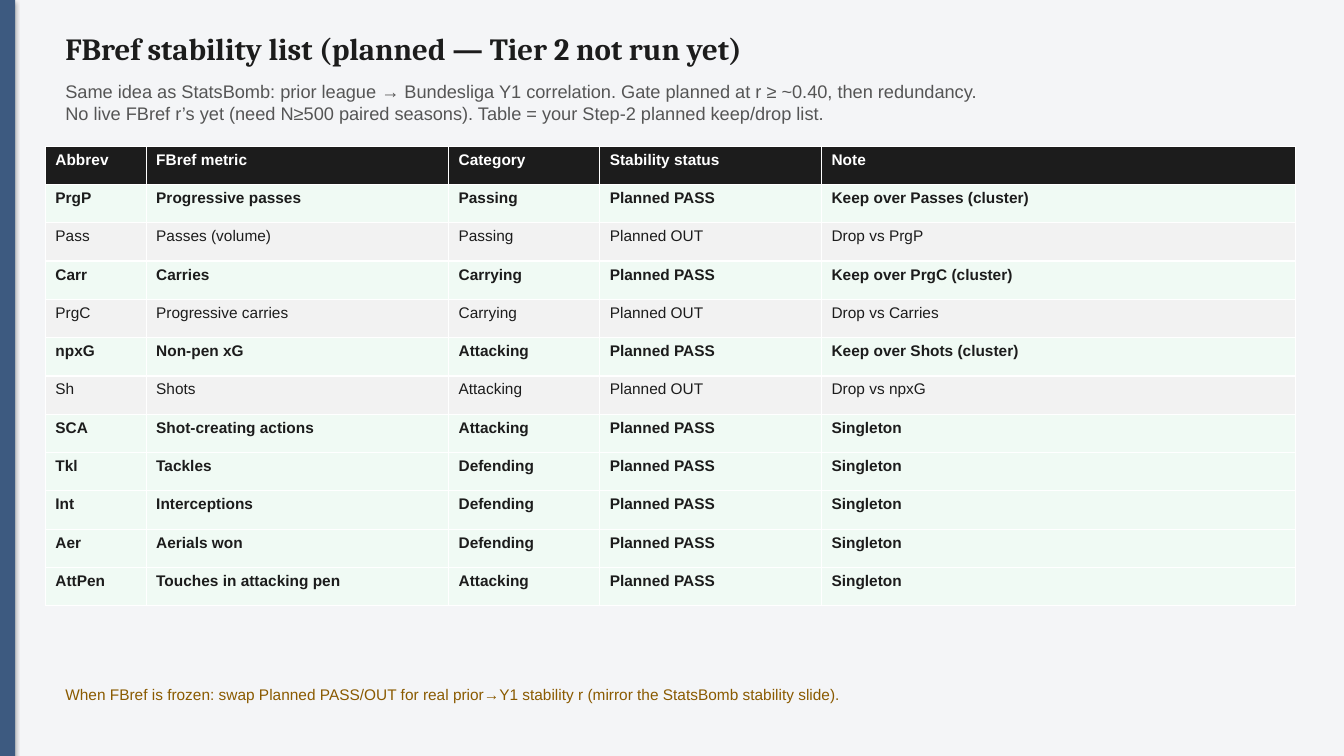
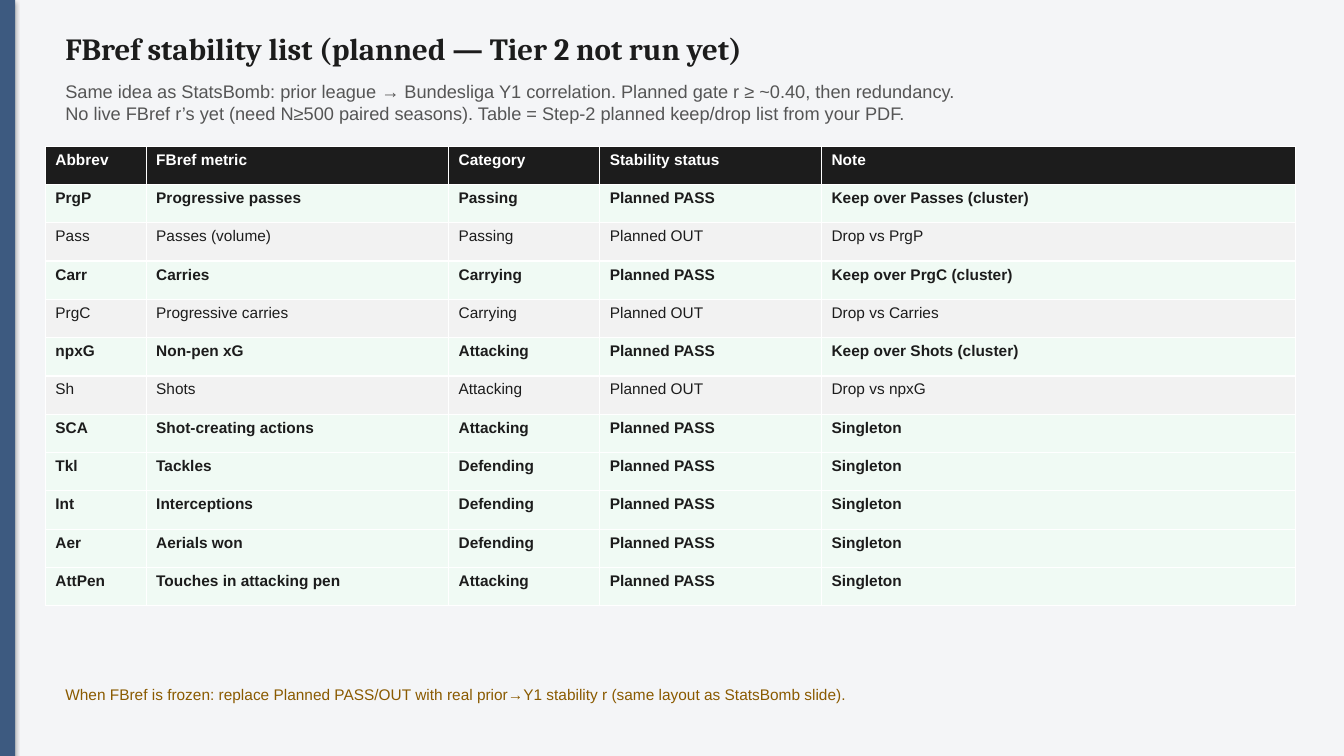
Before and after one commit to colbymorris08/bundesliga-transfer-traits, a slide deck: slide 5 of bundesliga_transfer_traits.pptx. Drawn at 1344x756 pixels with LibreOffice and Linux fonts; fonts in the diff are those of the drawing. Boxes give left, top, right and bottom in pixels: in the first picture for what was removed or moved away, otherwise in the second. Text is boxed around its words. In the diff, an @@ line names an element or a change of style, - is before the commit and + after.

Commit message:
Rewrite Tier 1/2 explanations; add FBref stability list; restore labeled pizza percentiles.

```diff
--- a/bundesliga_transfer_traits.pptx
+++ b/bundesliga_transfer_traits.pptx
@@ text at (65,85,955,124): text changed @@
-Same idea as StatsBomb: prior league → Bundesliga Y1 correlation. Gate planned at r ≥ ~0.40, then redundancy.
-No live FBref r’s yet (need N≥500 paired seasons). Table = your Step-2 planned keep/drop list.
+Same idea as StatsBomb: prior league → Bundesliga Y1 correlation. Planned gate r ≥ ~0.40, then redundancy.
+No live FBref r’s yet (need N≥500 paired seasons). Table = Step-2 planned keep/drop list from your PDF.
@@ text at (65,689,845,704): text changed @@
-When FBref is frozen: swap Planned PASS/OUT for real prior→Y1 stability r (mirror the StatsBomb stability slide).
+When FBref is frozen: replace Planned PASS/OUT with real prior→Y1 stability r (same layout as StatsBomb slide).
```
Also in this commit, not shown: 1 other slide changed, 1 slide added, 1 slide removed, 1 other file.
